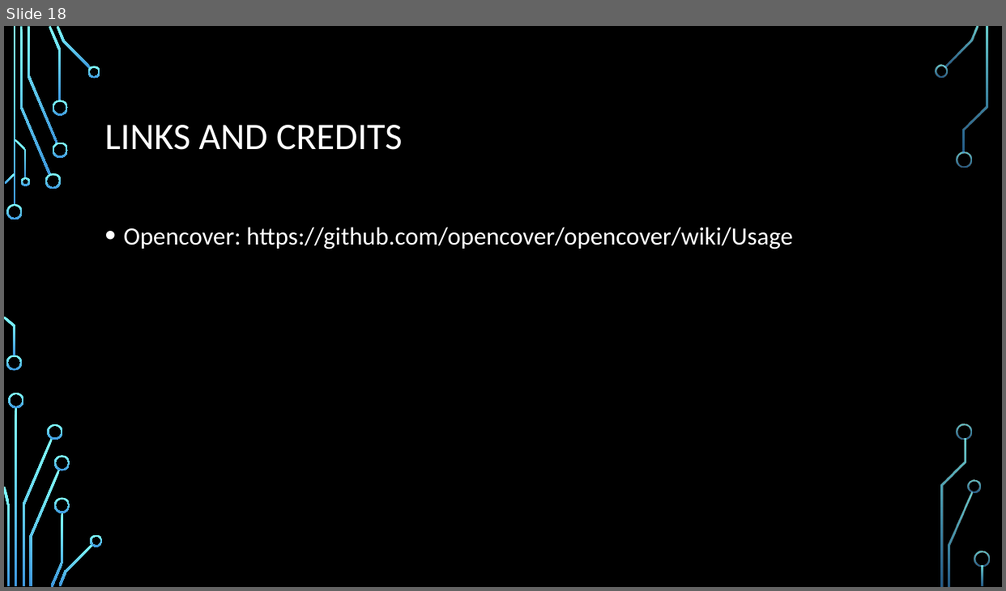
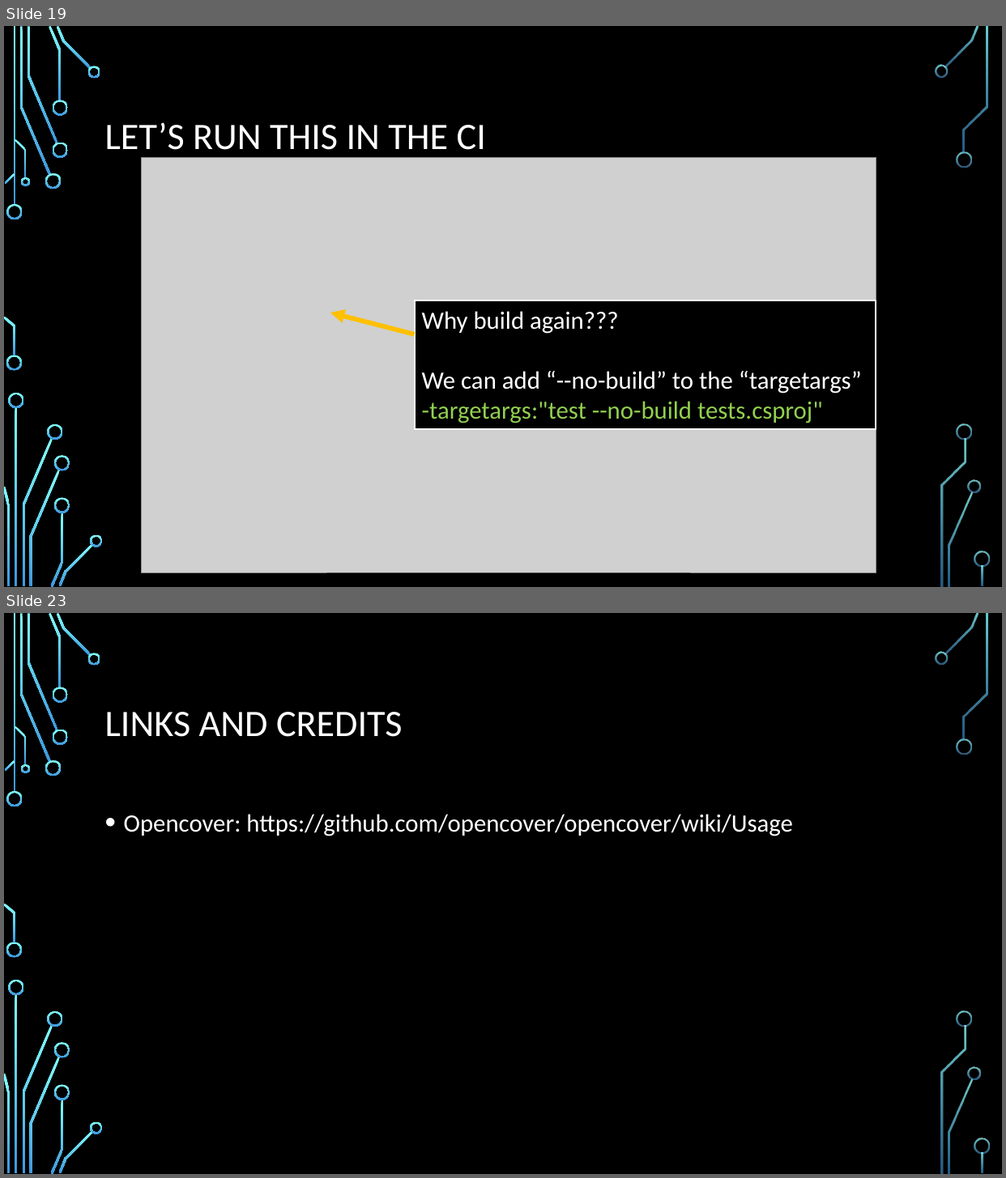
Before and after one commit to CedricAgoda/opensource-ci, a slide deck: Presentation/Full Open-Source CI.pptx. Shown one above the other, each under a label of ours: slide 18 before the commit, slides 19 and 23 after it; the slides between them are not shown. The pictures are 1006x591 and 1006x1178 pixels, drawn with LibreOffice and Linux fonts; fonts in the diff are those of the drawing; grey boxes stand for pictures; background and template pictures are left out. Boxes give left, top, right and bottom in pixels: in the first picture for what was removed or moved away, otherwise in the second. Text is boxed around its words. In the diff, an @@ line names an element or a change of style, - is before the commit and + after.

Commit message:
Add codecov.yml. First test.

```diff
--- a/Presentation/Full Open-Source CI.pptx
+++ b/Presentation/Full Open-Source CI.pptx
@@ slide 19 added at (x1=4, y1=26, x2=1002, y2=587), background picture (left out); not listed: 36 template elements that a slide beside it also shows @@
@@ title added at (x1=105, y1=122, x2=486, y2=158), 36 pt, text #FFFFFF @@
+LET’S RUN THIS IN THE CI
@@ picture added at (x1=141, y1=157, x2=876, y2=573) @@
@@ arrow added from (414, 335) to (330, 313), #FFC000 4.5 pt @@
@@ rectangle added at (x1=414, y1=301, x2=876, y2=429), fill #000000, outline #FFFFFF 1.5 pt, 24 pt, text #FFFFFF @@
+Why build again???
+We can add “--no-build” to the “targetargs”
+-targetargs:"test --no-build tests.csproj"
@@ what was slide 18 is now slide 23 @@
```
Also in this commit, not shown: 1 slide changed, 4 other slides added, 3 other files.
